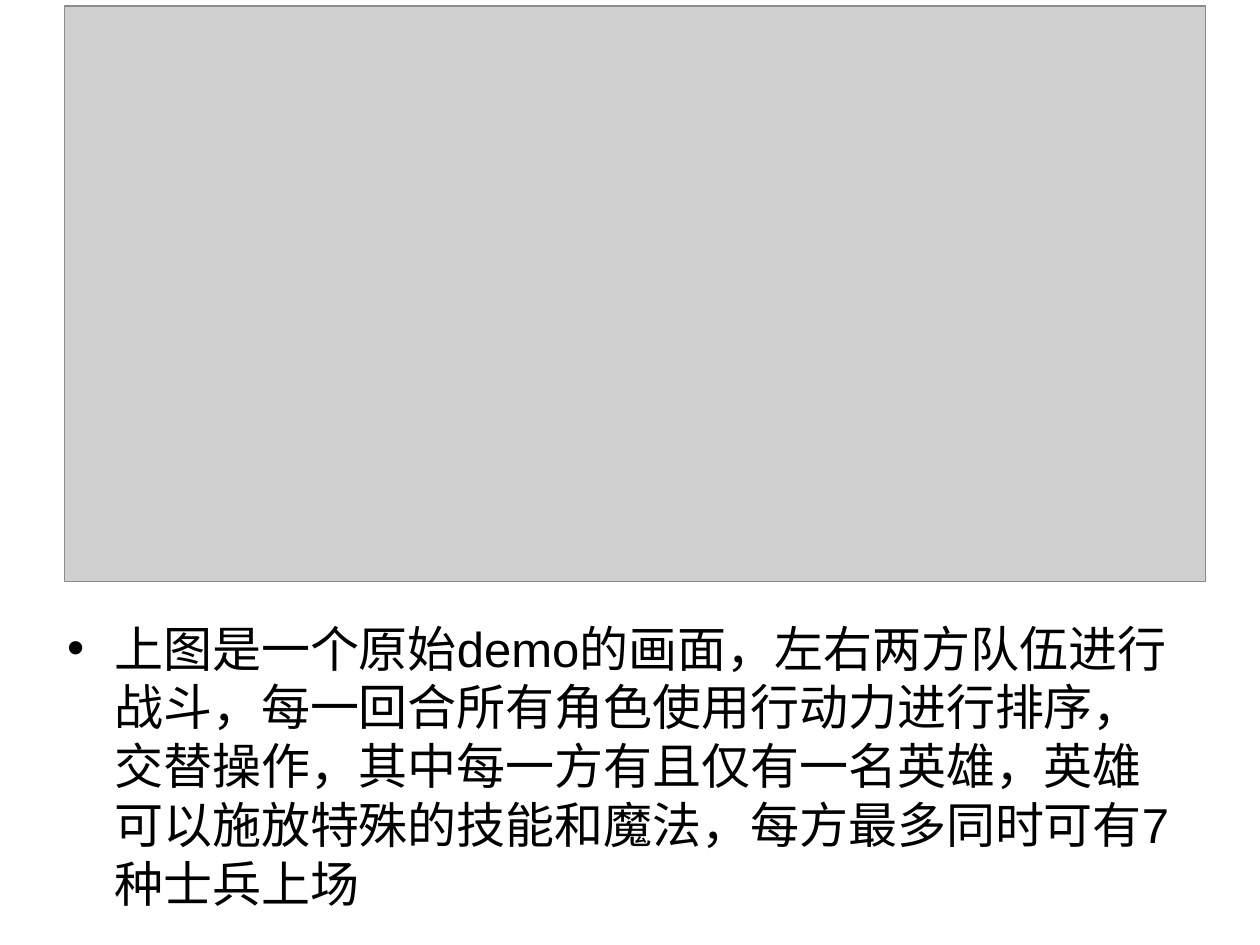
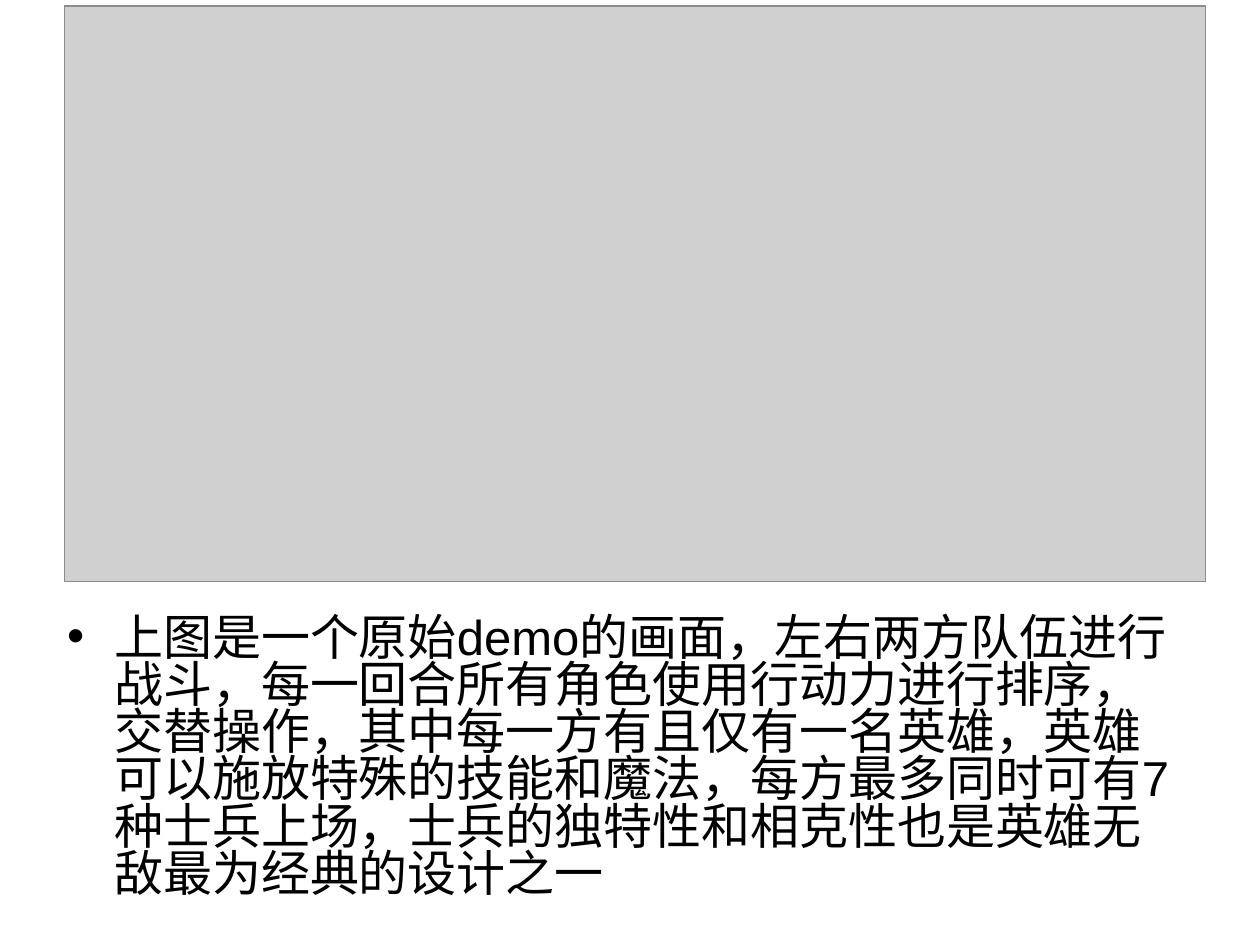
Before and after one commit to caihan1984/demov1, a slide deck: slide 9 of Assets/document/y3商业计划书.ppt. Drawn at 1260x945 pixels with LibreOffice and Linux fonts; fonts in the diff are those of the drawing; grey boxes stand for pictures. Boxes give left, top, right and bottom in pixels: in the first picture for what was removed or moved away, otherwise in the second. Text is boxed around its words. In the diff, an @@ line names an element or a change of style, - is before the commit and + after.

```diff
--- a/Assets/document/y3商业计划书.ppt
+++ b/Assets/document/y3商业计划书.ppt
@@ text at [114,613,1169,895]: text changed @@
-• 上图是一个原始demo的画面，左右两方队伍进行战斗，每一回合所有角色使用行动力进行排序，交替操作，其中每一方有且仅有一名英雄，英雄可以施放特殊的技能和魔法，每方最多同时可有7种士兵上场
+• 上图是一个原始demo的画面，左右两方队伍进行战斗，每一回合所有角色使用行动力进行排序，交替操作，其中每一方有且仅有一名英雄，英雄可以施放特殊的技能和魔法，每方最多同时可有7种士兵上场，士兵的独特性和相克性也是英雄无敌最为经典的设计之一
```
Also in this commit, not shown: 8 other slides changed, 3 slides added.
